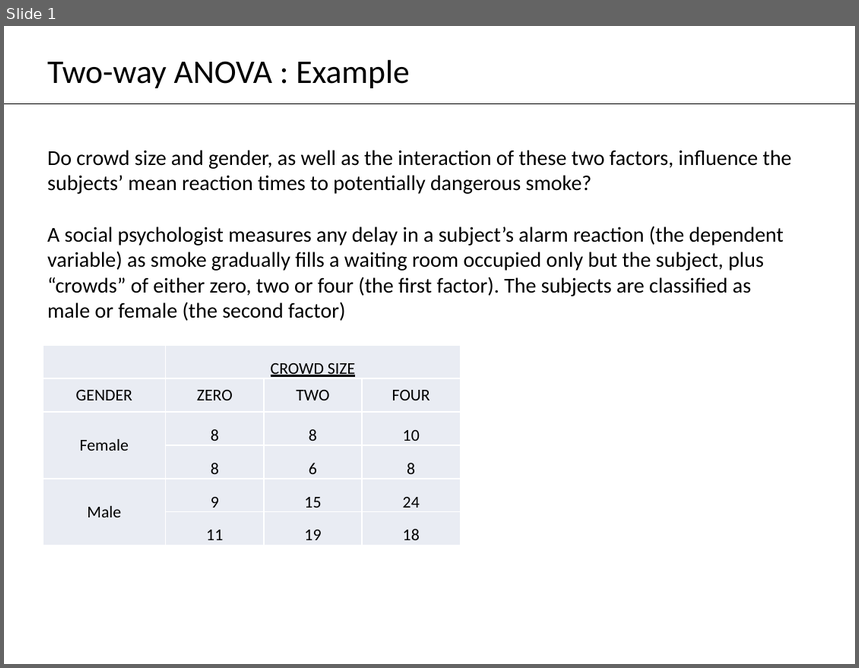
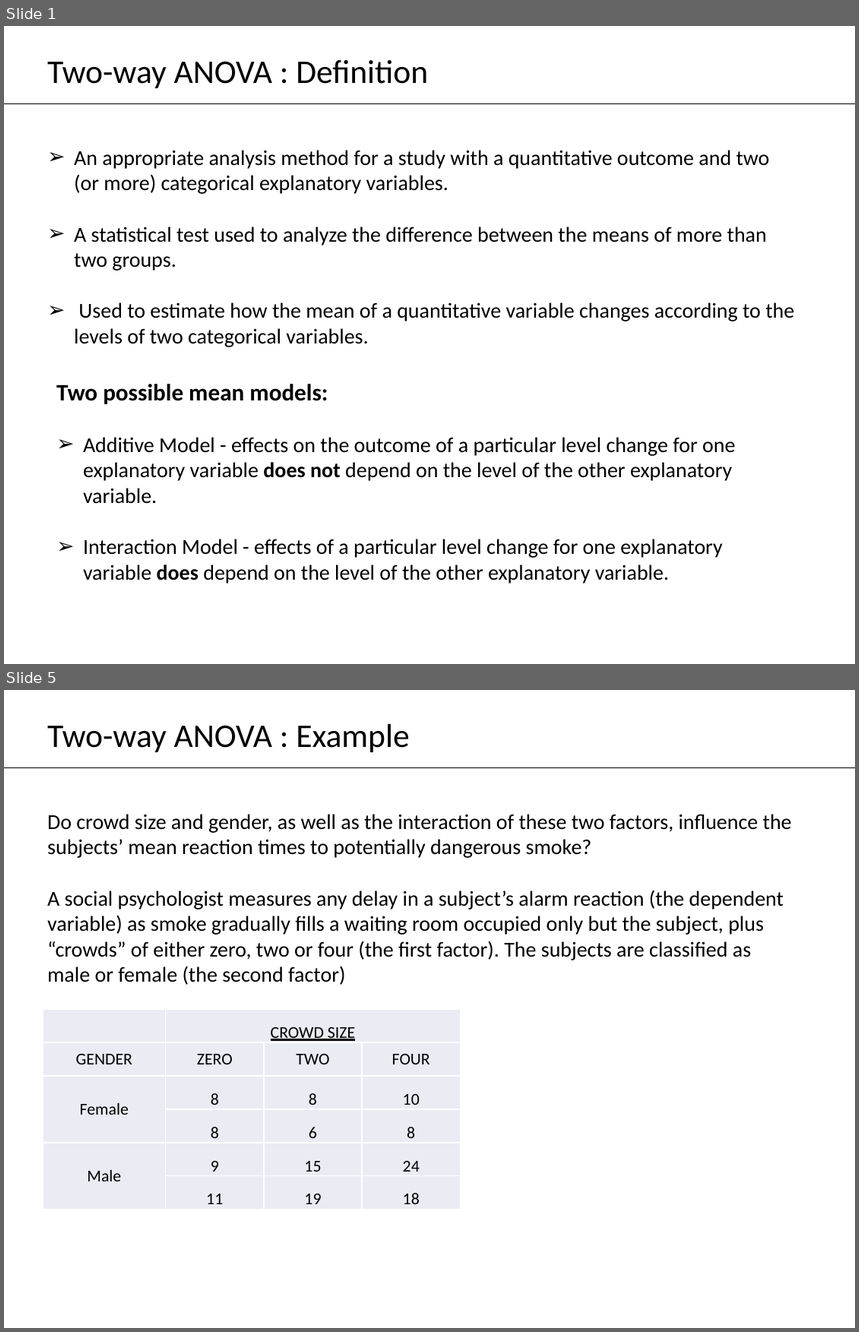
Before and after one commit to edsonfajilagot/pupmas-dp, a slide deck: g3_report/two-way-anova.pptx. Shown one above the other, each under a label of ours: slide 1 before the commit, slides 1 and 5 after it; the slides between them are not shown. The pictures are 859x668 and 859x1332 pixels, drawn with LibreOffice and Linux fonts; fonts in the diff are those of the drawing. Boxes give left, top, right and bottom in pixels: in the first picture for what was removed or moved away, otherwise in the second. Text is boxed around its words. In the diff, an @@ line names an element or a change of style, - is before the commit and + after.

Commit message:
updated ppt

```diff
--- a/g3_report/two-way-anova.pptx
+++ b/g3_report/two-way-anova.pptx
@@ slide 1 added at (4, 26, 855, 664), background #FFFFFF @@
@@ text added at (47, 60, 428, 88), 28 pt, text #000000 @@
+Two-way ANOVA : Definition
@@ line added from (4, 104) to (855, 104), #000000 0.75 pt @@
@@ text added at (74, 150, 794, 347), 18 pt, text #000000 @@
+➢ An appropriate analysis method for a study with a quantitative outcome and two (or more) categorical explanatory variables.
+➢ A statistical test used to analyze the difference between the means of more than two groups.
+➢ Used to estimate how the mean of a quantitative variable changes according to the levels of two categorical variables.
@@ text added at (56, 384, 735, 584), 18 pt, text #000000 @@
+Two possible mean models:
+➢ Additive Model - effects on the outcome of a particular level change for one explanatory variable does not depend on the level of the other explanatory variable.
+➢ Interaction Model - effects of a particular level change for one explanatory variable does depend on the level of the other explanatory variable.
@@ what was slide 1 is now slide 5 @@
```
Also in this commit, not shown: 3 other slides added, 1 other file.
